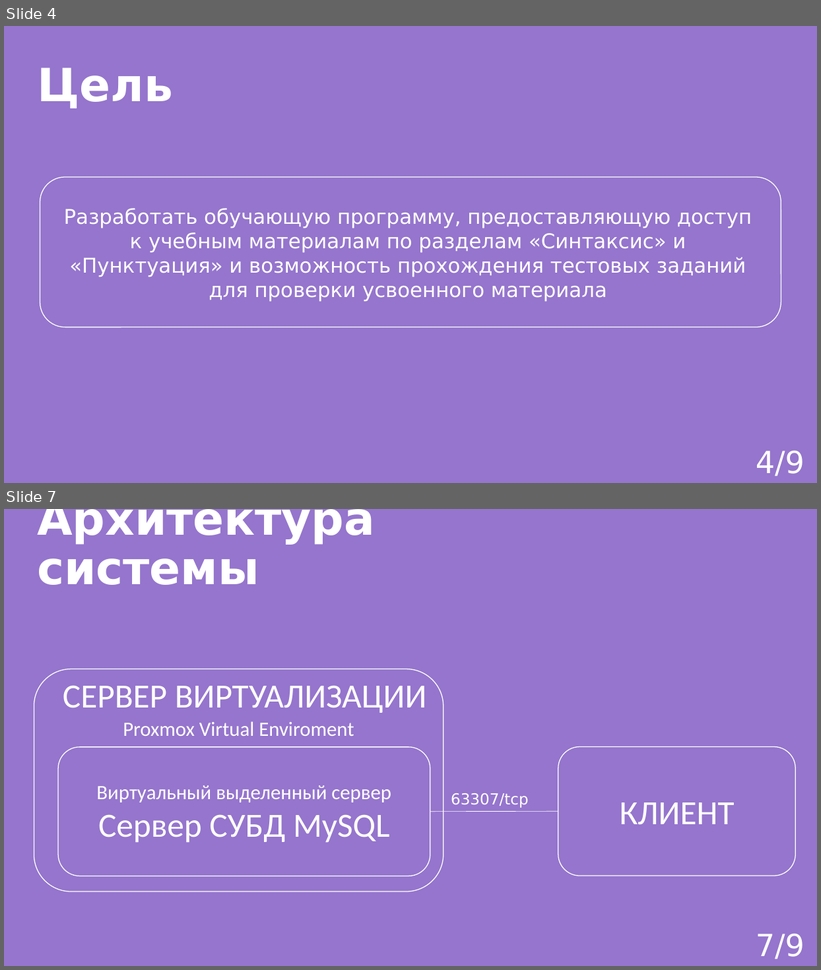
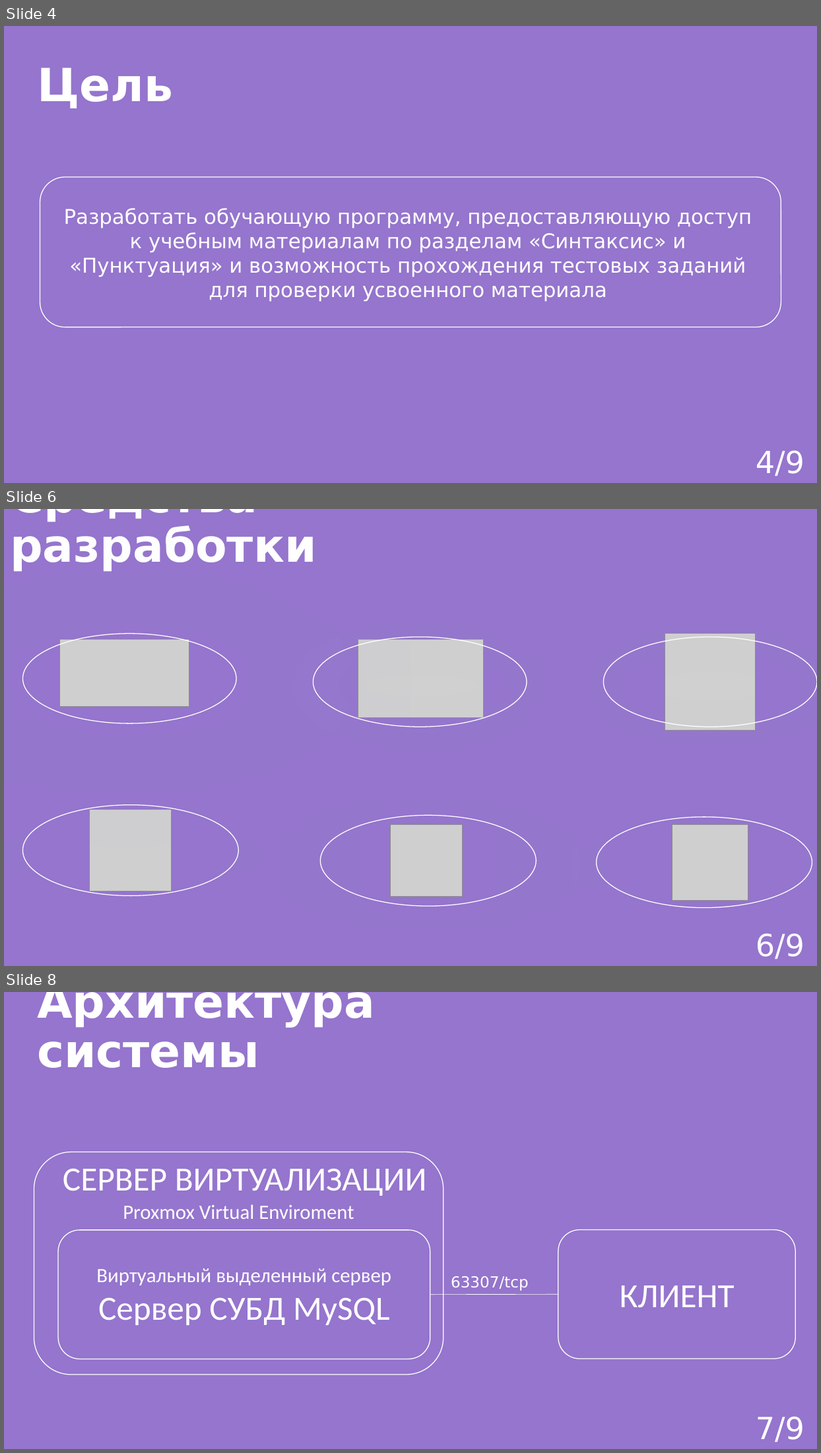
Before and after one commit to AngelGrinota/CourseProject, a slide deck: Edu_presentation.pptx. Shown one above the other, each under a label of ours: slides 4 and 7 before the commit, slides 4, 6 and 8 after it; the slides between them are not shown. The pictures are 821x970 and 821x1453 pixels, drawn with LibreOffice and Linux fonts; fonts in the diff are those of the drawing; grey boxes stand for pictures. Boxes give left, top, right and bottom in pixels: in the first picture for what was removed or moved away, otherwise in the second. Text is boxed around its words. In the diff, an @@ line names an element or a change of style, - is before the commit and + after.

```diff
--- a/Edu_presentation.pptx
+++ b/Edu_presentation.pptx
@@ slide 6 added at box(4, 509, 817, 966), background #FFFFFF @@
@@ rectangle added at box(4, 509, 817, 966), fill #9575CD, outline #9575CD 1 pt @@
@@ title added at box(10, 509, 316, 572), 54 pt, text #FFFFFF, bold @@
+Средства разработки
@@ ellipse added at box(23, 634, 236, 723), outline #FFFFFF 1 pt @@
@@ picture added at box(60, 640, 189, 706) @@
@@ ellipse added at box(314, 637, 527, 727), outline #FFFFFF 1 pt @@
@@ picture added at box(358, 640, 483, 718) @@
@@ ellipse added at box(604, 637, 817, 727), outline #FFFFFF 1 pt @@
@@ picture added at box(665, 634, 756, 730) @@
@@ ellipse added at box(23, 805, 239, 896), outline #FFFFFF 1 pt @@
@@ picture added at box(90, 810, 172, 891) @@
@@ ellipse added at box(321, 816, 537, 907), outline #FFFFFF 1 pt @@
@@ picture added at box(390, 825, 462, 897) @@
@@ ellipse added at box(596, 817, 812, 908), outline #FFFFFF 1 pt @@
@@ picture added at box(673, 825, 748, 900) @@
@@ text added at box(756, 934, 805, 959), 36 pt, text #FFFFFF @@
+6/9
@@ what was slide 7 is now slide 8 @@
```
Also in this commit, not shown: 4 slides changed.
